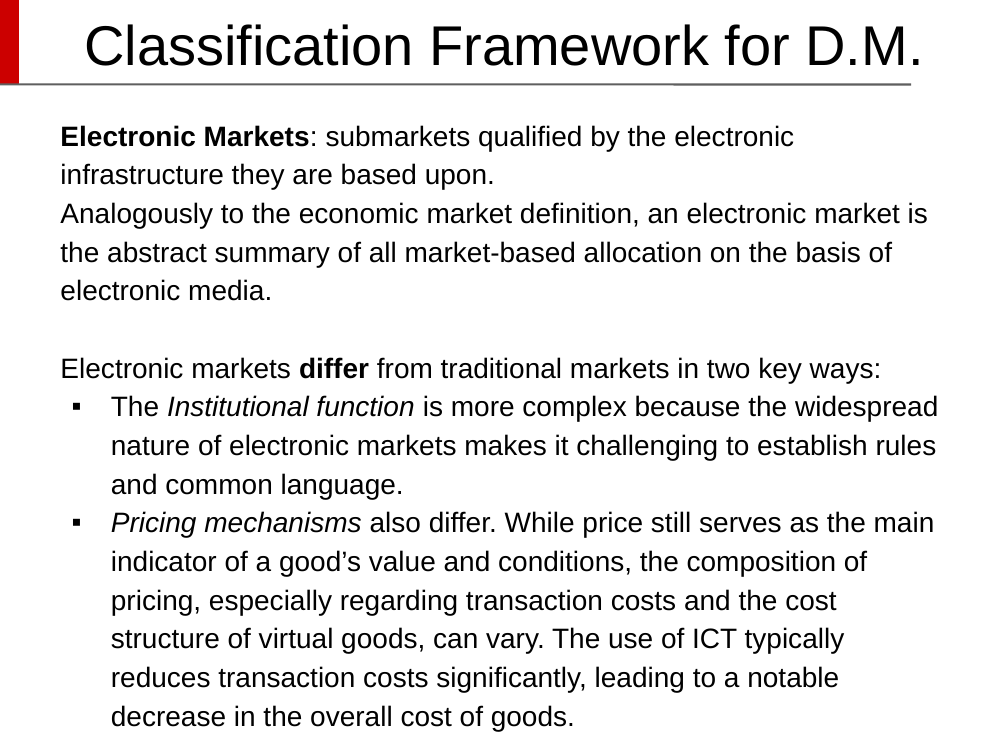
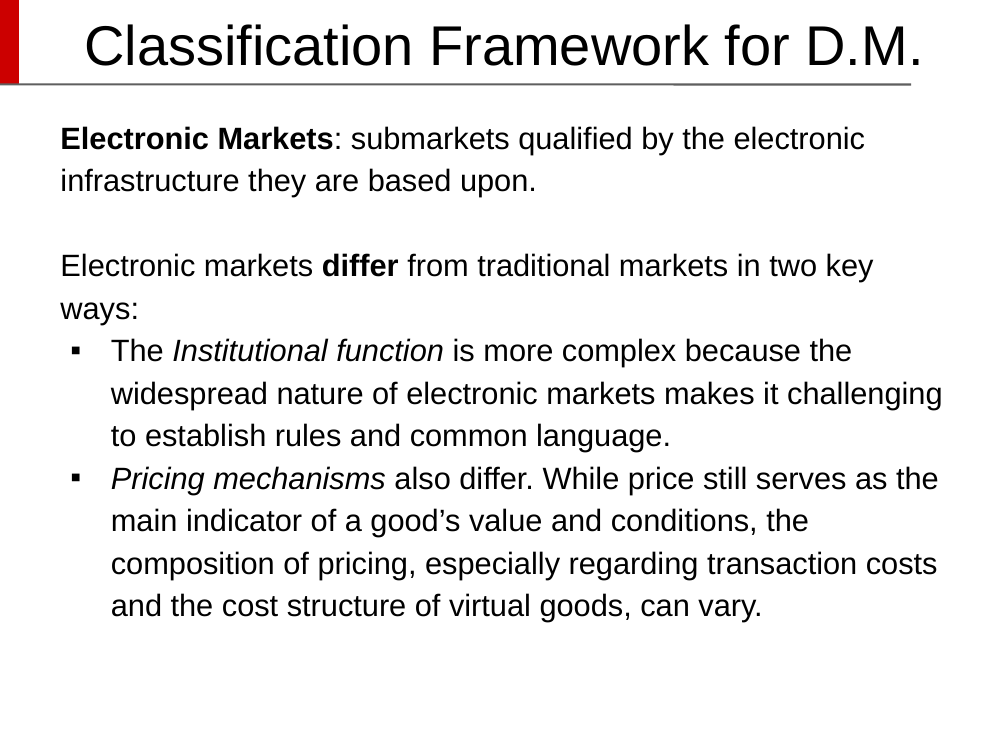
Before and after one commit to DavideDeRosa/cs_master, a slide deck: slide 13 of Complementi_basi_di_dati/Progetto/Davide De Rosa - Presentazione CBD.pptx. Drawn at 1008x756 pixels with LibreOffice and Linux fonts; fonts in the diff are those of the drawing; background and template pictures are left out. Boxes give left, top, right and bottom in pixels: in the first picture for what was removed or moved away, otherwise in the second. Text is boxed around its words. In the diff, an @@ line names an element or a change of style, - is before the commit and + after.

```diff
--- a/Complementi_basi_di_dati/Progetto/Davide De Rosa - Presentazione CBD.pptx
+++ b/Complementi_basi_di_dati/Progetto/Davide De Rosa - Presentazione CBD.pptx
@@ text at box(60, 126, 943, 452): size 20 to 22 pt in "Electronic Markets: submarkets qualified by the electronic ...", "Electronic markets differ from traditional markets in ...", "The Institutional function is more complex because ..."; indent changed @@
@@ text at box(60, 202, 928, 301): paragraph removed @@
-Analogously to the economic market definition, an electronic market is the abstract summary of all market-based allocation on the basis of electronic media.
@@ text at box(111, 466, 939, 622): text changed; size 20 to 22 pt @@
-▪ Pricing mechanisms also differ. While price still serves as the main indicator of a good’s value and conditions, the composition of pricing, especially regarding transaction costs and the cost structure of virtual goods, can vary. The use of ICT typically reduces transaction costs significantly, leading to a notable decrease in the overall cost of goods.
+▪ Pricing mechanisms also differ. While price still serves as the main indicator of a good’s value and conditions, the composition of pricing, especially regarding transaction costs and the cost structure of virtual goods, can vary.
```
Also in this commit, not shown: 23 other slides changed, 8 slides removed, 1 other file.
